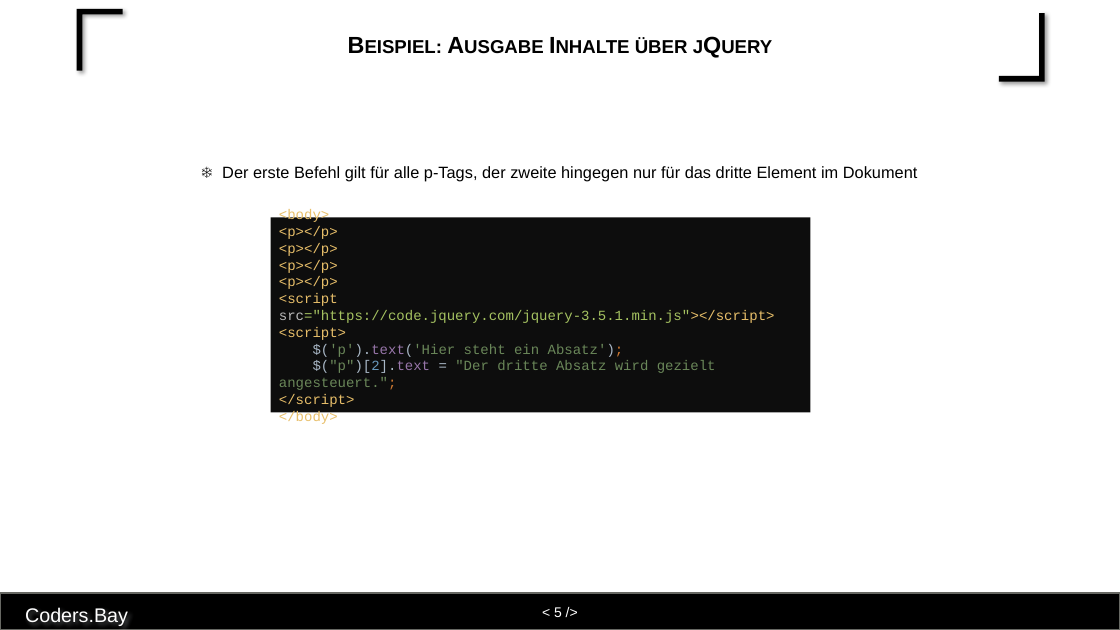
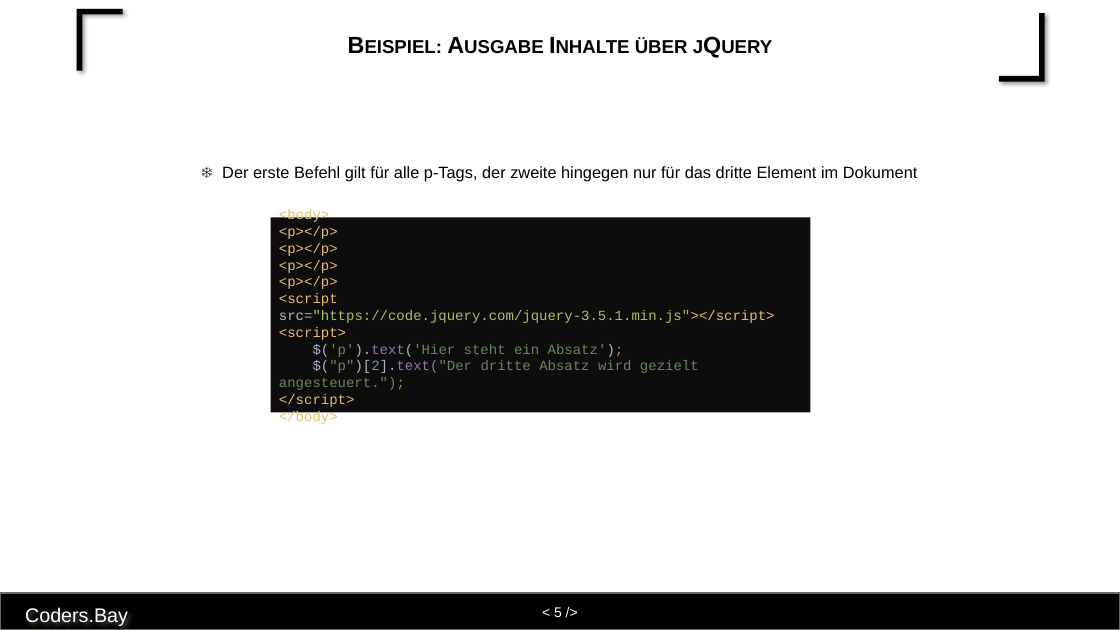
Before and after one commit to affenzellerkarin/abendkurs-2021, a slide deck: slide 5 of 2021-11-09/js-4.1.pptx. Drawn at 1120x630 pixels with LibreOffice and Linux fonts; fonts in the diff are those of the drawing. Boxes give left, top, right and bottom in pixels: in the first picture for what was removed or moved away, otherwise in the second. Text is boxed around its words. In the diff, an @@ line names an element or a change of style, - is before the commit and + after.

```diff
--- a/2021-11-09/js-4.1.pptx
+++ b/2021-11-09/js-4.1.pptx
@@ text in rectangle at bbox=[279, 209, 775, 424]: text changed @@
-<body>
-<p></p>
-<p></p>
-<p></p>
-<p></p>
-<script src="https://code.jquery.com/jquery-3.5.1.min.js"></script>
-<script>
-$('p').text('Hier steht ein Absatz');
-$("p")[2].text = "Der dritte Absatz wird gezielt angesteuert.";
-</script>
-</body>
+<body>
+<p></p>
+<p></p>
+<p></p>
+<p></p>
+<script src="https://code.jquery.com/jquery-3.5.1.min.js"></script>
+<script>
+$('p').text('Hier steht ein Absatz');
+$("p")[2].text("Der dritte Absatz wird gezielt angesteuert.");
+</script>
+</body>
```
Also in this commit, not shown: 1 other slide changed, 1 other file.
